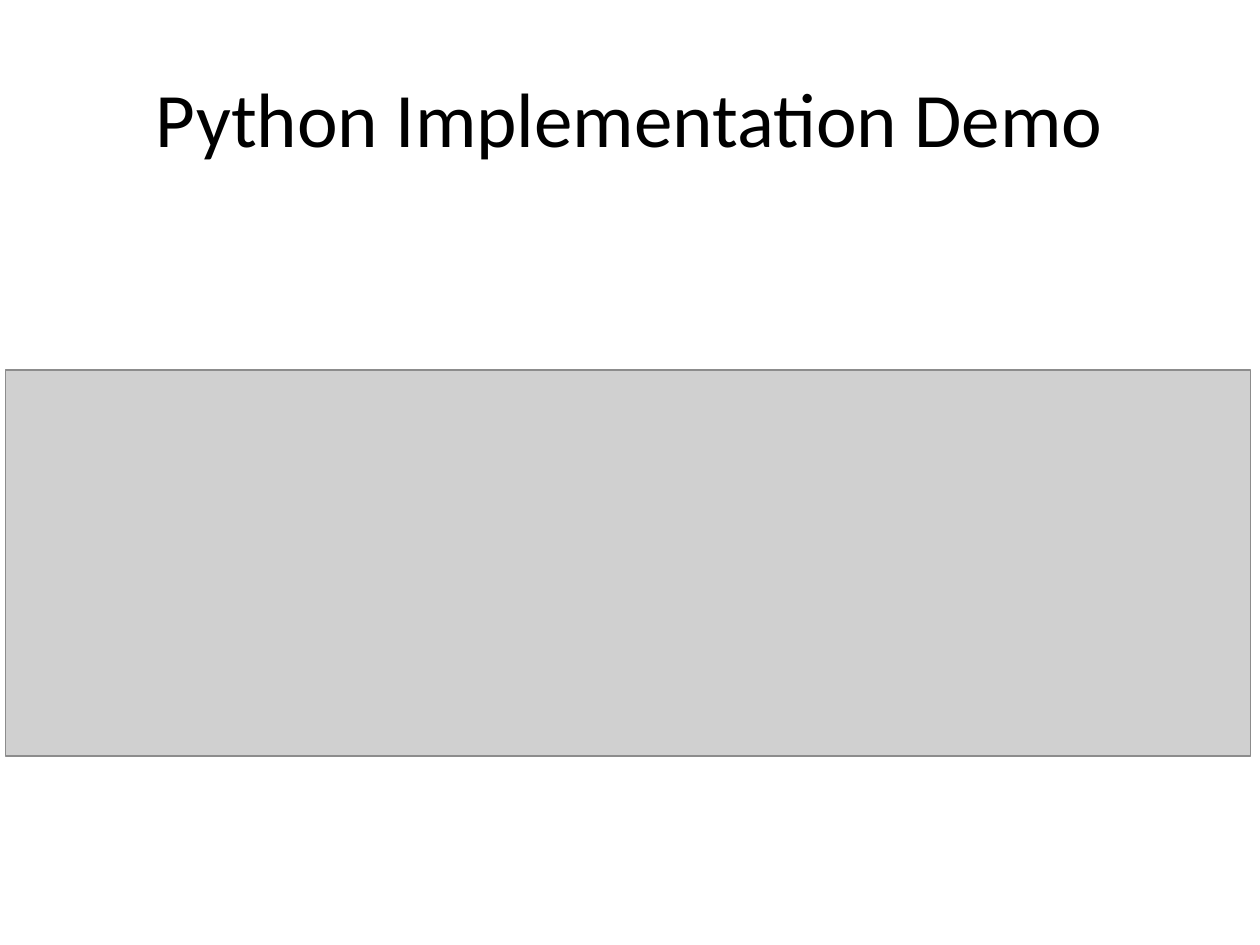
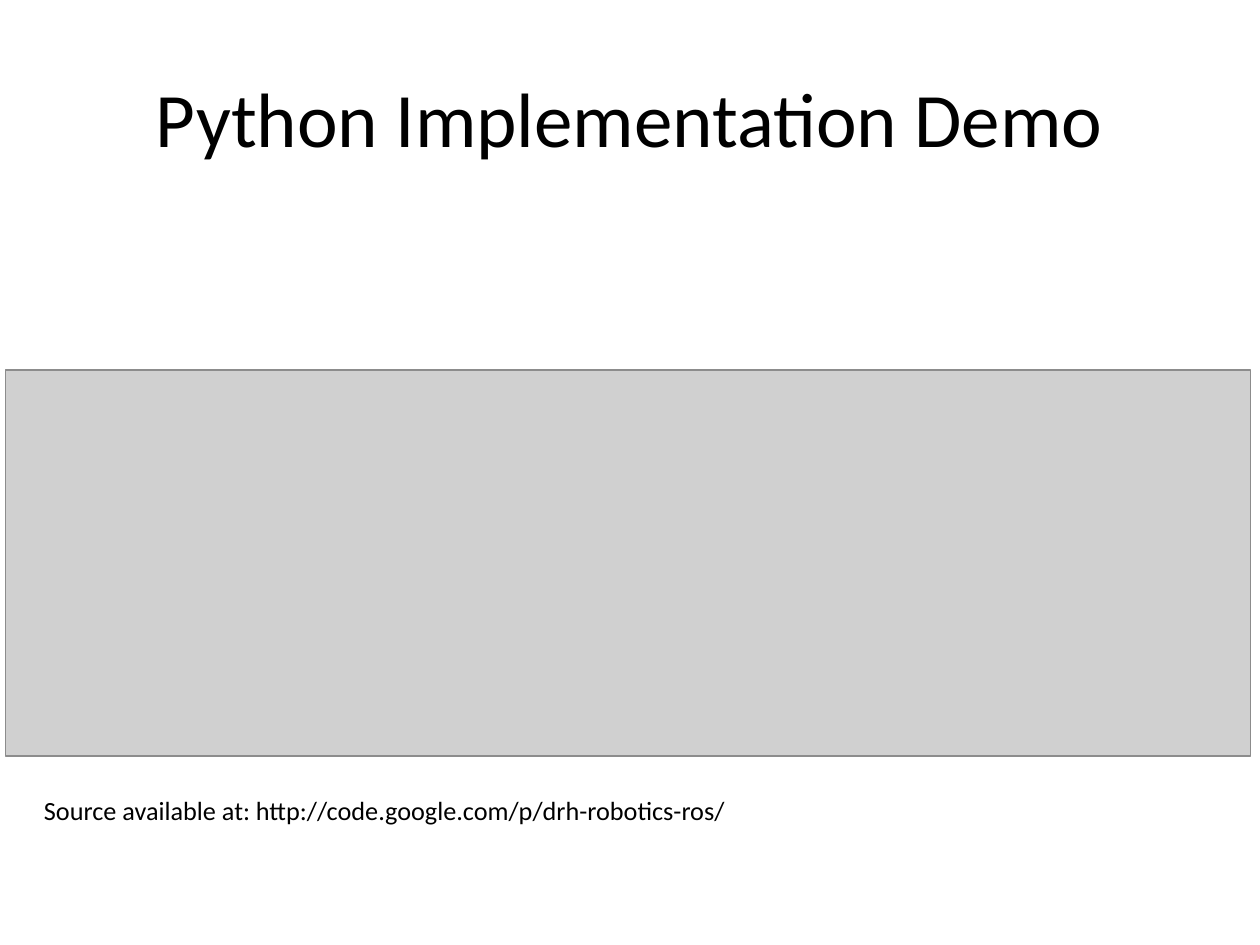
Before and after one commit to jegb/drh-robotics-ros, a slide deck: slide 13 of Documentation/ROS (Robot Operating System).odp (slide 14 before the commit). Drawn at 1260x945 pixels with LibreOffice and Linux fonts; fonts in the diff are those of the drawing; grey boxes stand for pictures. Boxes give left, top, right and bottom in pixels: in the first picture for what was removed or moved away, otherwise in the second. Text is boxed around its words. In the diff, an @@ line names an element or a change of style, - is before the commit and + after.

```diff
--- a/Documentation/ROS (Robot Operating System).odp
+++ b/Documentation/ROS (Robot Operating System).odp
@@ text added at bbox=[44, 801, 725, 825], 15 pt, text #000000 @@
+Source available at: http://code.google.com/p/drh-robotics-ros/
```
Also in this commit, not shown: 1 other slide changed, 1 slide added.
